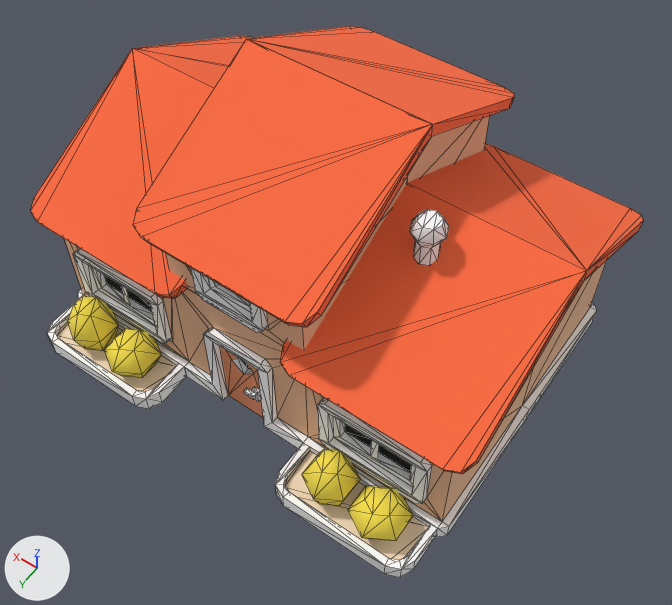
Renders of the glTF model assets/kenney/citysuburban/building-type-a.glb from each side of a commit.
Rendered twice from a 50 mm lens placed at (-0.954, 1.277, 2.138), pointed at (-0.117, 0.105, 0.297). The lights are fixed; the arrows at lower left show +X, +Y and +Z. The first picture is the older version. Mesh edges are drawn as thin lines.

Before the edit, the objects in view are built like this:
```python
me_building_type_a = bpy.data.meshes.new('building-type-a')
me_building_type_a.from_pydata(...)  # 707 vertices, 1174 faces; spans x -0.65..0.65, y -0.514..0.514, z 0.0..0.834
me_building_type_a.materials.append(mat_colormap)
ob_building_type_a = bpy.data.objects.new('building-type-a', me_building_type_a)
ob_building_type_a.location = (0.0, 0.0, 0.0)
```
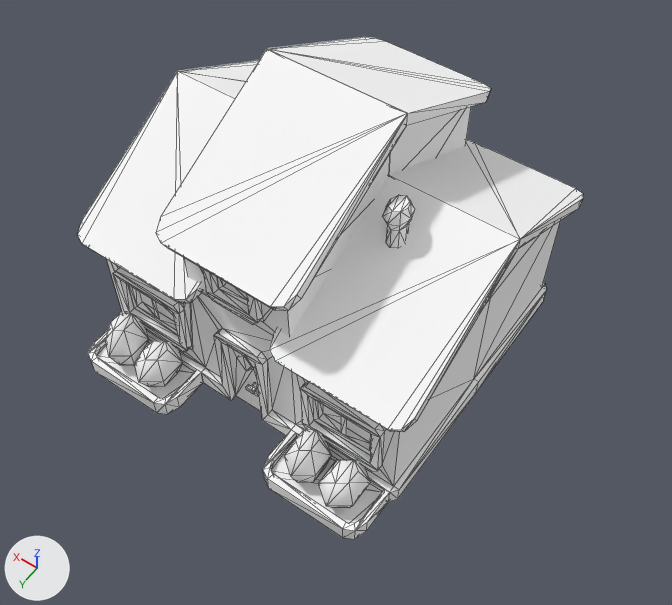
The change in detail:
Material 'colormap.006' (mat_colormap_006) is new.
Its base color is (1.0, 1.0, 1.0) (white #ffffff).
Its roughness is 1.0.
me_building_type_a has 707 vertices, 1174 faces and spans x -0.65..0.65, y -0.514..0.514, z 0.0..0.834.
me_building_type_a no longer uses material mat_colormap.
me_building_type_a gains material mat_colormap_006 (white #ffffff).
Object 'building-type-a' (ob_building_type_a) is rescaled from (1.0, 1.0, 1.0) to (0.757, 0.967, 1.0).

Where the change shows, as pixel boxes (x1, y1, x2, y2) in the pictures (672 x 605 px):
'building-type-a', recoloured, rescaled (lighter, 17% narrower, 9% shorter): before (31, 26, 643, 578); after (78, 37, 583, 539)
